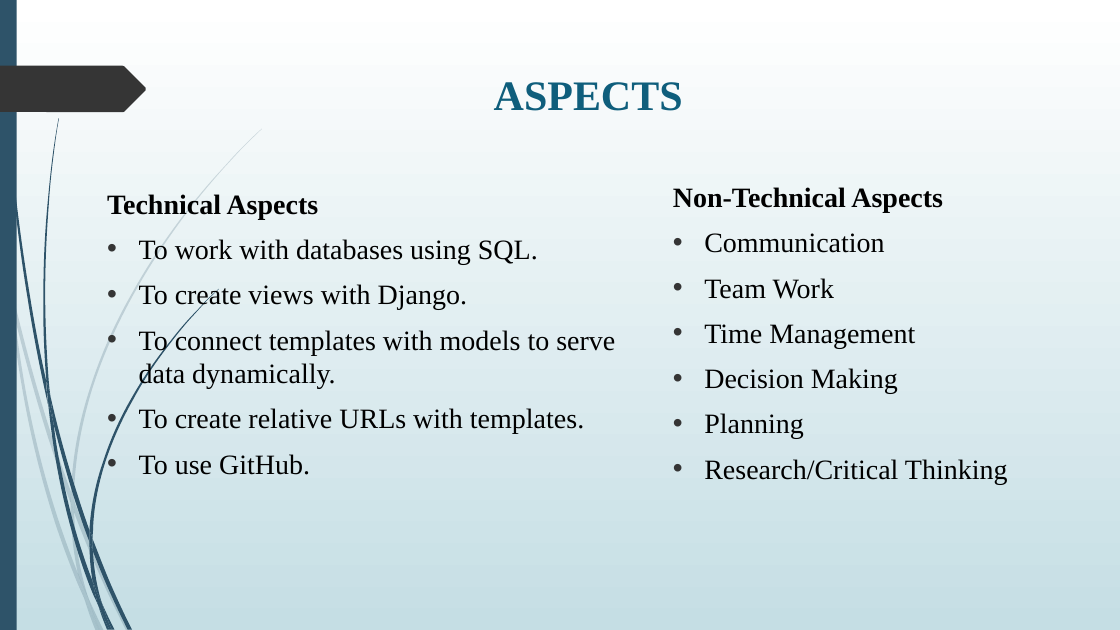
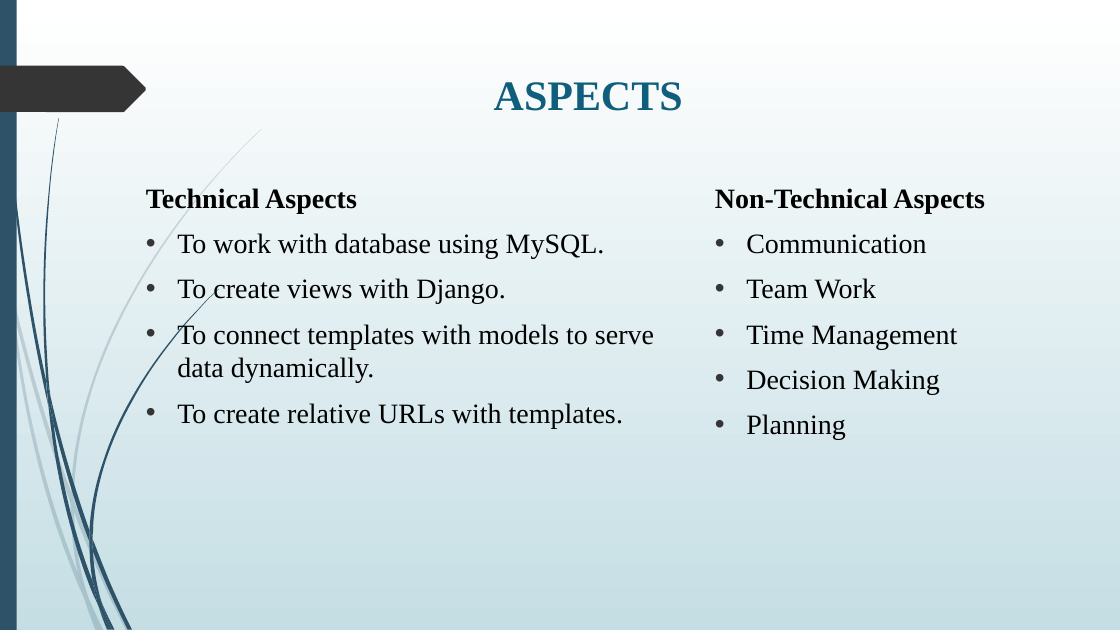
Before and after one commit to Harshith5S/VDP_Solutions, a slide deck: slide 10 of presentation.pptx. Drawn at 1120x630 pixels with LibreOffice and Linux fonts; fonts in the diff are those of the drawing. Boxes give left, top, right and bottom in pixels: in the first picture for what was removed or moved away, otherwise in the second. Text is boxed around its words. In the diff, an @@ line names an element or a change of style, - is before the commit and + after.

```diff
--- a/presentation.pptx
+++ b/presentation.pptx
@@ text "Technical Aspects": place and size @@
-text "Technical Aspects" at [107, 194, 615, 475]
+text "Technical Aspects" at [146, 188, 654, 428]
@@ text "Non-Technical Aspects": place and size @@
-text "Non-Technical Aspects" at [673, 187, 1008, 484]
+text "Non-Technical Aspects" at [715, 188, 985, 395]
@@ text at [177, 233, 605, 259]: text changed @@
-• To work with databases using SQL.
+• To work with database using MySQL.
@@ text at [139, 454, 310, 475]: paragraph removed @@
-• To use GitHub.
@@ text at [704, 459, 1008, 484]: paragraph removed @@
-• Research/Critical Thinking
```
Also in this commit, not shown: 8 other slides changed, 2 slides added, 1 slide removed, 1 other file.
